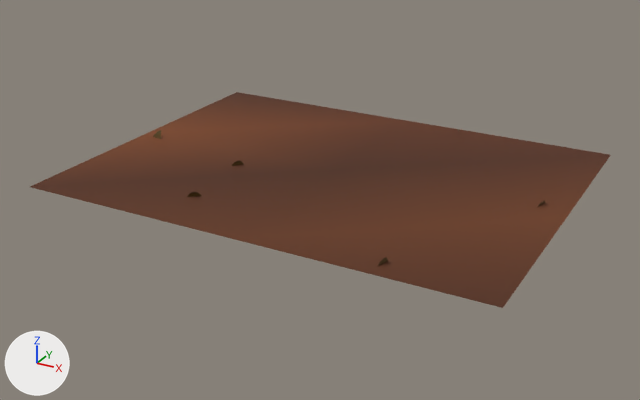
What one commit did to the glTF model assets/models/fm_turf_bare_lod1.glb.
The view is the same before and after, from a camera (50 mm lens) standing at (1.9, -3.59, 1.64) and looking at (-0.02, -0.09, -0.11). The lights are fixed; the arrows at lower left show +X, +Y and +Z. The picture after the commit comes second. Vertices at exactly the same position are counted once.

Script lines for the objects in view, before the commit:
```python
me_fm_turf_bare_lod1 = bpy.data.meshes.new('fm_turf_bare_lod1')
me_fm_turf_bare_lod1.from_pydata(...)  # 45 vertices, 32 faces; spans x -1.15..1.15, y -0.88..0.88, z 0.02..0.06
me_fm_turf_bare_lod1.materials.append(mat_fm_vcol)
ob_fm_turf_bare_lod1 = bpy.data.objects.new('fm_turf_bare_lod1', me_fm_turf_bare_lod1)
ob_fm_turf_bare_lod1.location = (0.0, 0.0, 0.0)
```
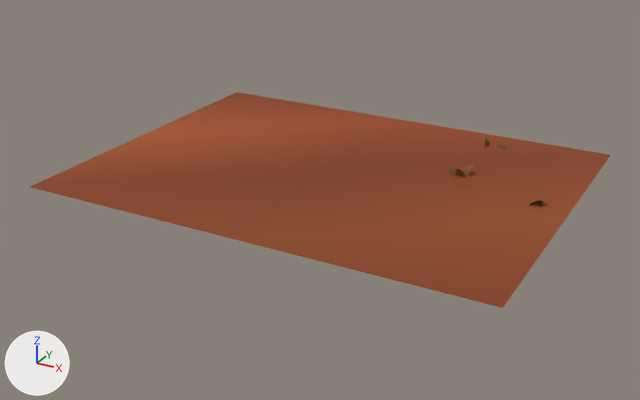
Pixel boxes [x1, y1, x2, y2] of what changed, in the pictures (640 x 400 px; the box of a moved part takes in the faces that stretch with it):
part 1 of me_fm_turf_bare_lod1, moved or reshaped
    before: [378, 257, 388, 266]
    after: [529, 200, 542, 206]
part 2 of me_fm_turf_bare_lod1, moved or reshaped
    before: [153, 130, 162, 139]
    after: [455, 169, 466, 177]
part 3 of me_fm_turf_bare_lod1, moved or reshaped (not visible before)
    after: [447, 165, 456, 176]
part 4 of me_fm_turf_bare_lod1, moved or reshaped
    before: [231, 160, 244, 166]
    after: [464, 164, 474, 176]
part 5 of me_fm_turf_bare_lod1, moved or reshaped
    before: [187, 192, 202, 197]
    after: [498, 143, 505, 150]
part 6 of me_fm_turf_bare_lod1, recoloured
    both: [30, 92, 610, 308]

What the commit changed:
me_fm_turf_bare_lod1 is used by ob_fm_turf_bare_lod1; location (0.0, 0.0, 0.0).
me_fm_turf_bare_lod1 had 45 vertices, 32 faces and spanned x -1.15..1.15, y -0.88..0.88, z 0.02..0.06.
me_fm_turf_bare_lod1 now has 51 vertices, 36 faces and spans x -1.15..1.15, y -0.88..0.88, z 0.02..0.07.
me_fm_turf_bare_lod1 part 1: the loose piece of 6 vertices spanning x 0.63..0.65, y -0.81..-0.74, z 0.02..0.05 is scaled about its middle by (2.45, 1.04, 0.958), then moved by (0.36, 0.84, 0.0).
me_fm_turf_bare_lod1 part 2: the loose piece of 6 vertices spanning x -1.09..-1.02, y -0.05..-0.01, z 0.02..0.06 is scaled about its middle by (-0.849, -1.24, 1.44), then moved by (1.63, 0.24, 0.01).
me_fm_turf_bare_lod1 part 3: the loose piece of 6 vertices spanning x 0.34..0.37, y 0.77..0.84, z 0.02..0.05 is multiplied about its middle by the matrix ((0.951, 0.465, -0.299), (-0.481, 0.989, 0.008), (0.272, 0.124, 1.059)), then moved by (0.17, -0.56, 0.01).
me_fm_turf_bare_lod1 part 4: the loose piece of 6 vertices spanning x -0.47..-0.43, y -0.2..-0.14, z 0.02..0.05 is multiplied about its middle by the matrix ((0.299, -1.224, 0.159), (1.223, 0.315, 0.132), (-0.167, 0.122, 1.253)), then moved by (1.05, 0.44, 0.01).
me_fm_turf_bare_lod1 part 5: the loose piece of 6 vertices spanning x -0.43..-0.38, y -0.61..-0.57, z 0.02..0.05 is multiplied about its middle by the matrix ((0.024, -1.018, 0.055), (1.019, 0.027, 0.045), (-0.047, 0.054, 1.017)), then moved by (1.02, 1.29, 0.0).
me_fm_turf_bare_lod1 part 6: 8 kept faces spanning x -1.15..1.15, y -0.88..0.88, z 0.02 get new vertex colours; the middle colour goes from brown #603215 to brown #8d441d.
Other edits to the shape of me_fm_turf_bare_lod1 do not show in these pictures.
